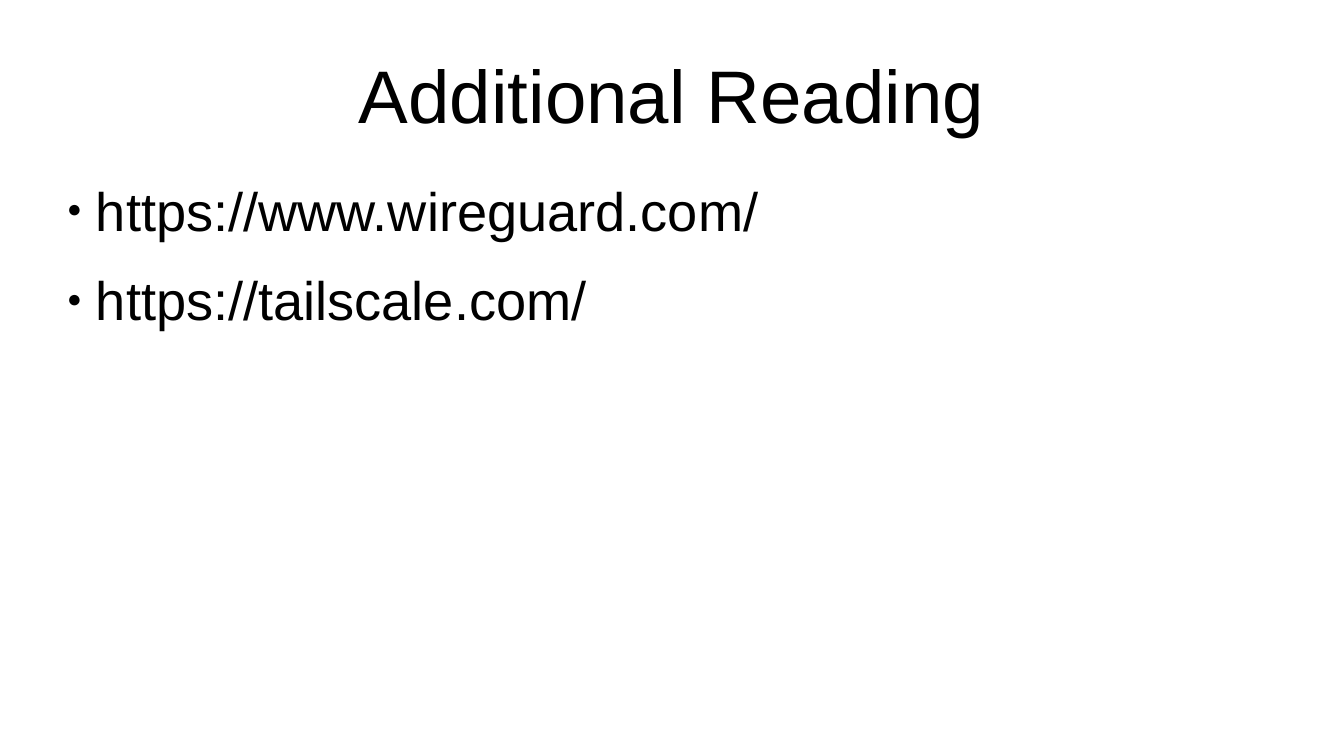
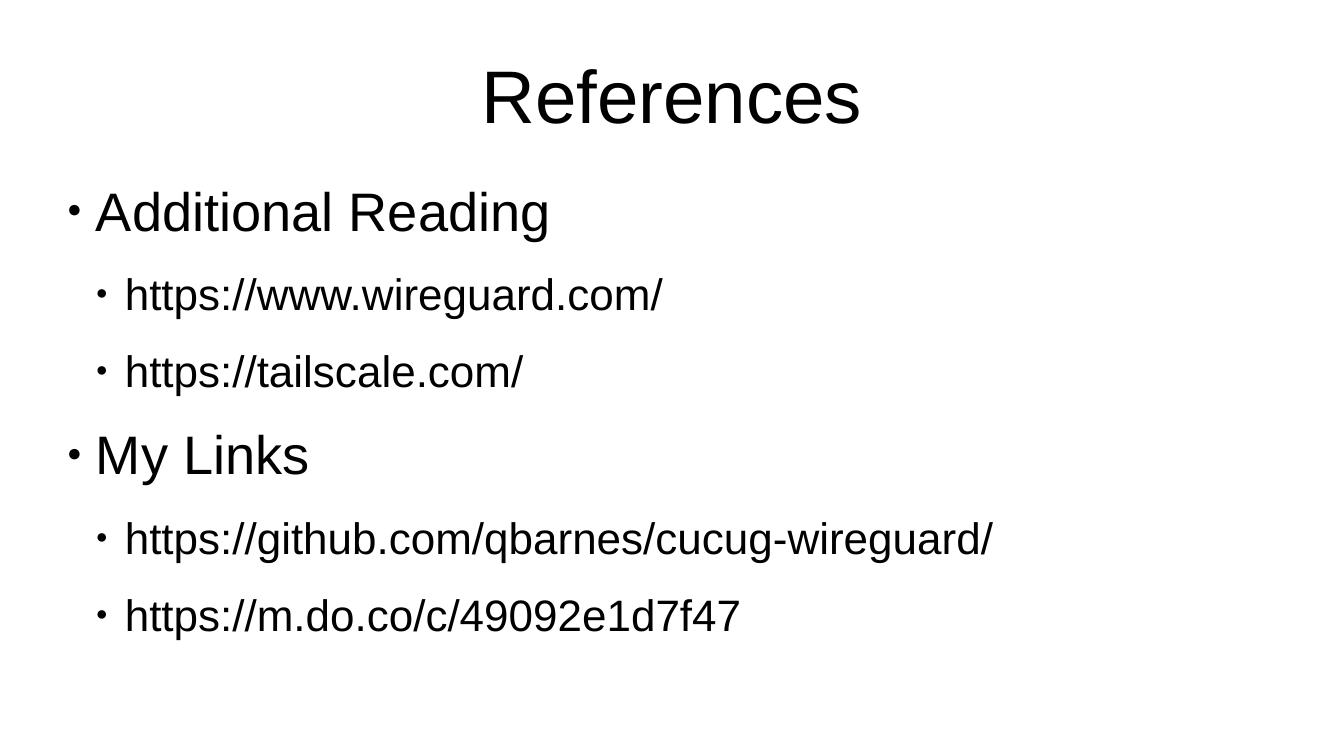
Before and after one commit to qbarnes/cucug_presentations, a slide deck: slide 12 of WireGuard-20220217/cucug-wireguard.odp. Drawn at 1344x756 pixels with LibreOffice and Linux fonts; fonts in the diff are those of the drawing. Boxes give left, top, right and bottom in pixels: in the first picture for what was removed or moved away, otherwise in the second. Text is boxed around its words. In the diff, an @@ line names an element or a change of style, - is before the commit and + after.

```diff
--- a/WireGuard-20220217/cucug-wireguard.odp
+++ b/WireGuard-20220217/cucug-wireguard.odp
@@ title at (x1=481, y1=69, x2=862, y2=124): text changed @@
-Additional Reading
+References
@@ subtitle at (x1=96, y1=191, x2=551, y2=240): paragraph added @@
+● Additional Reading
@@ subtitle at (x1=125, y1=278, x2=663, y2=396): size 32 to 26 pt in "https://www.wireguard.com/", "https://tailscale.com/"; list level 1 to 2 in "https://www.wireguard.com/"; list level 1 to 2 in "https://tailscale.com/" @@
@@ subtitle at (x1=96, y1=434, x2=993, y2=639): paragraphs added @@
+● My Links
+  ● https://github.com/qbarnes/cucug-wireguard/
+  ● https://m.do.co/c/49092e1d7f47
```
Also in this commit, not shown: 3 other slides changed, 1 other file.
